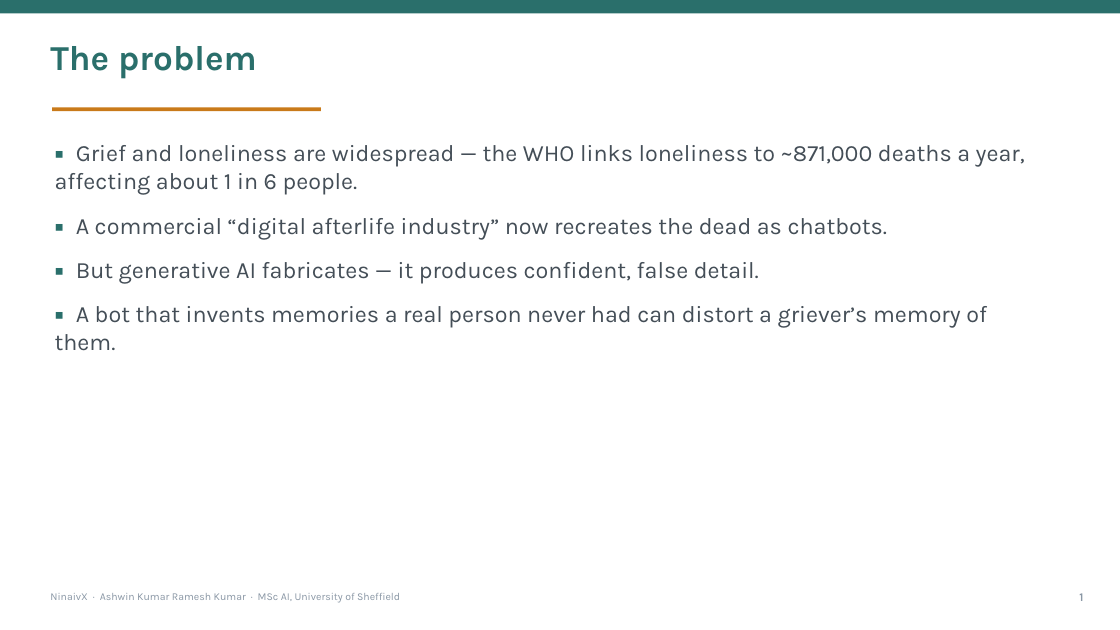
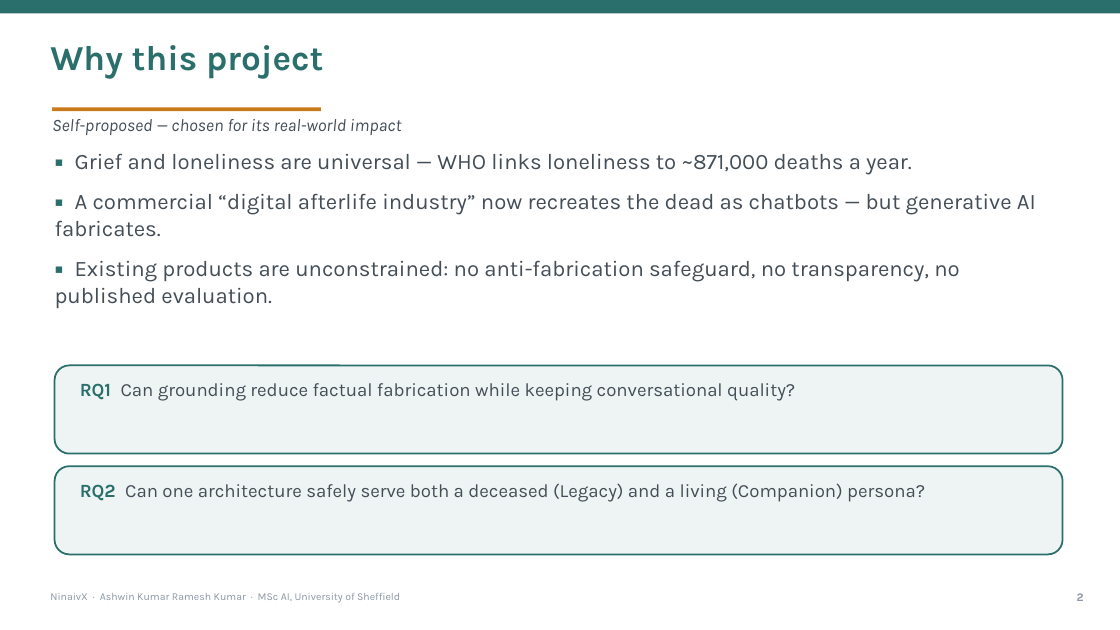
Before and after one commit to HITMAN-AK/NinaivX, a slide deck: slide 2 of backend/docs/report/NinaivX-Presentation.pptx. Drawn at 1120x630 pixels with LibreOffice and Linux fonts; fonts in the diff are those of the drawing. Boxes give left, top, right and bottom in pixels: in the first picture for what was removed or moved away, otherwise in the second. Text is boxed around its words. In the diff, an @@ line names an element or a change of style, - is before the commit and + after.

```diff
--- a/backend/docs/report/NinaivX-Presentation.pptx
+++ b/backend/docs/report/NinaivX-Presentation.pptx
@@ text at [50,45,323,79]: text changed @@
-The problem
+Why this project
@@ text added at [52,119,402,135], 15 pt, text #444E57, italic @@
+Self-proposed — chosen for its real-world impact
@@ text at [55,153,1036,308]: text changed; size 20 to 19 pt @@
-▪ Grief and loneliness are widespread — the WHO links loneliness to ~871,000 deaths a year, affecting about 1 in 6 people.
-▪ A commercial “digital afterlife industry” now recreates the dead as chatbots.
-▪ But generative AI fabricates — it produces confident, false detail.
-▪ A bot that invents memories a real person never had can distort a griever’s memory of them.
+▪ Grief and loneliness are universal — WHO links loneliness to ~871,000 deaths a year.
+▪ A commercial “digital afterlife industry” now recreates the dead as chatbots — but generative AI fabricates.
+▪ Existing products are unconstrained: no anti-fabrication safeguard, no transparency, no published evaluation.
@@ rounded rectangle added at [55,365,1063,454], fill #EEF4F3, outline #2A6F6B 1.5 pt @@
@@ text added at [80,383,795,401], 16 pt, text #444E57 @@
+RQ1 Can grounding reduce factual fabrication while keeping conversational quality?
@@ rounded rectangle added at [55,466,1063,555], fill #EEF4F3, outline #2A6F6B 1.5 pt @@
@@ text added at [80,483,925,502], 16 pt, text #444E57 @@
+RQ2 Can one architecture safely serve both a deceased (Legacy) and a living (Companion) persona?
@@ text at [1077,593,1084,601]: text changed @@
-1
+2
```
Also in this commit, not shown: 4 other slides changed, 9 slides removed, 1 other file.
